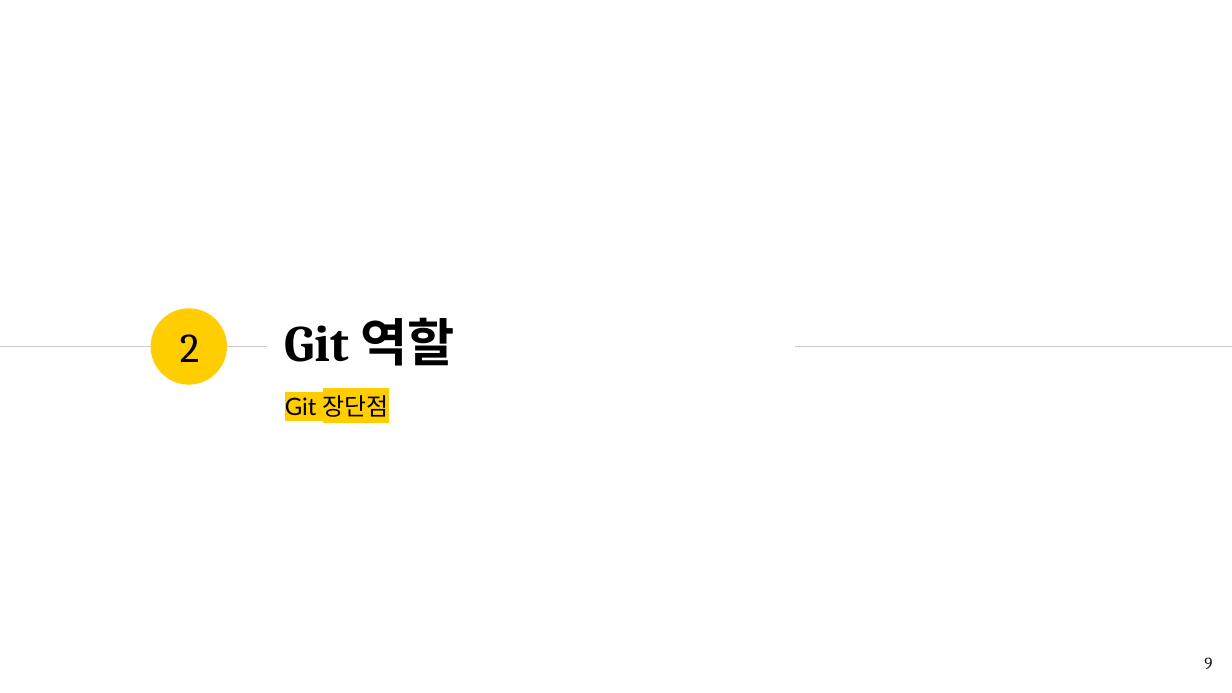
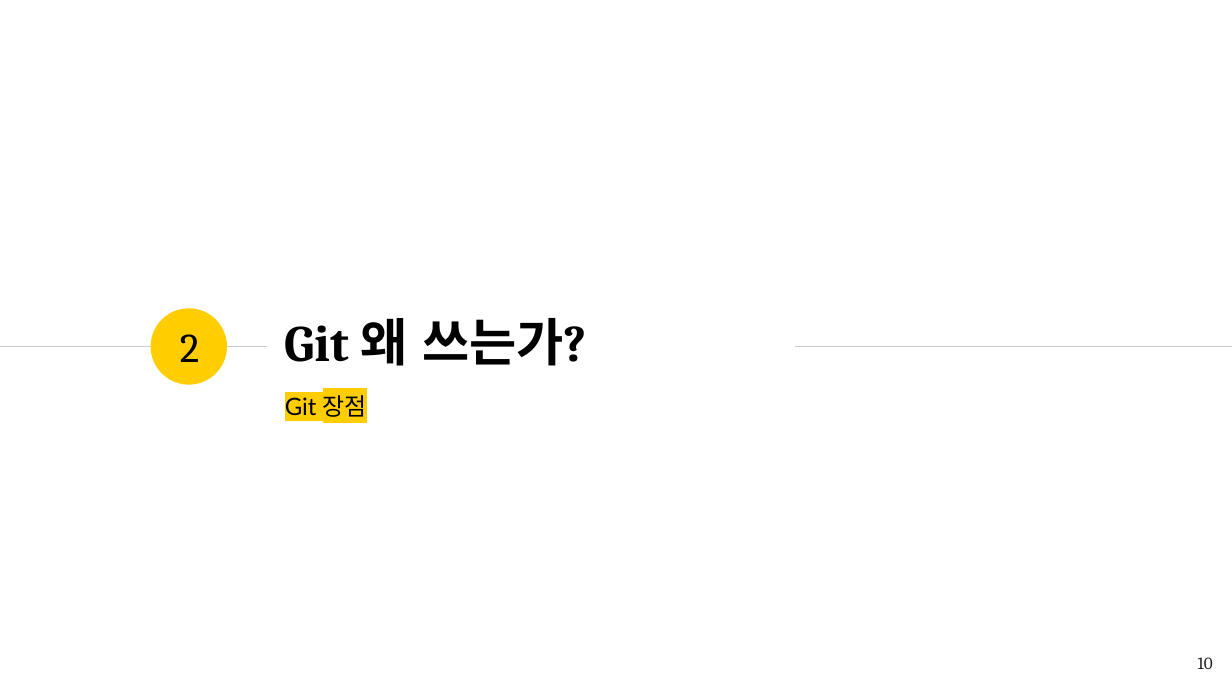
Before and after one commit to romiii37/CampusSeven, a slide deck: slide 10 of Git.pptx (slide 9 before the commit). Drawn at 1232x693 pixels with LibreOffice and Linux fonts; fonts in the diff are those of the drawing. Boxes give left, top, right and bottom in pixels: in the first picture for what was removed or moved away, otherwise in the second. Text is boxed around its words. In the diff, an @@ line names an element or a change of style, - is before the commit and + after.

```diff
--- a/Git.pptx
+++ b/Git.pptx
@@ title at (x1=285, y1=318, x2=587, y2=366): text changed @@
-Git 역할
+Git 왜 쓰는가?
@@ subtitle at (x1=285, y1=395, x2=367, y2=417): text changed @@
-Git 장단점
+Git 장점
@@ page number at (x1=1198, y1=657, x2=1213, y2=669): text changed @@
-9
+10
```
Also in this commit, not shown: 9 other slides changed, 5 slides added, 3 slides removed.
